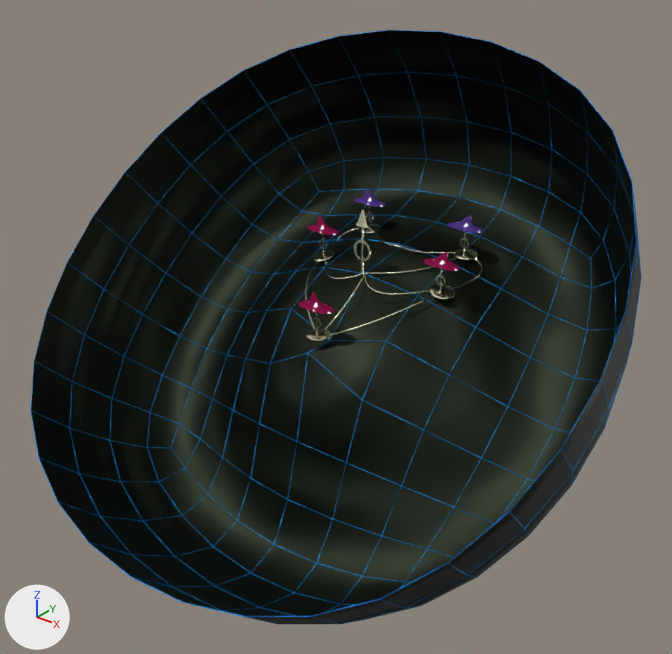
Before and after pictures for a commit that changed the Blender file blend/logo-shroom-network-5.blend.
Camera for both pictures: a camera (50 mm lens) standing at (62.1, -71.7, 44.5) and looking at (1.5, 4.1, -2.4). Arrows for +X, +Y and +Z are at lower left; the lights stay in place.

Objects in the first picture: 'FluAgaricFront', 'Logo.001', 'Logo.002', 'Logo.004', 'Logo.005', 'LogoCenter', 'NetworkRingBack', 'NetworkRingCross', 'NetworkRingFront', 'NetworkStarBack', 'NetworkStarCross', 'NetworkStarFront', 'Surface', 'SurfaceNetwork'.
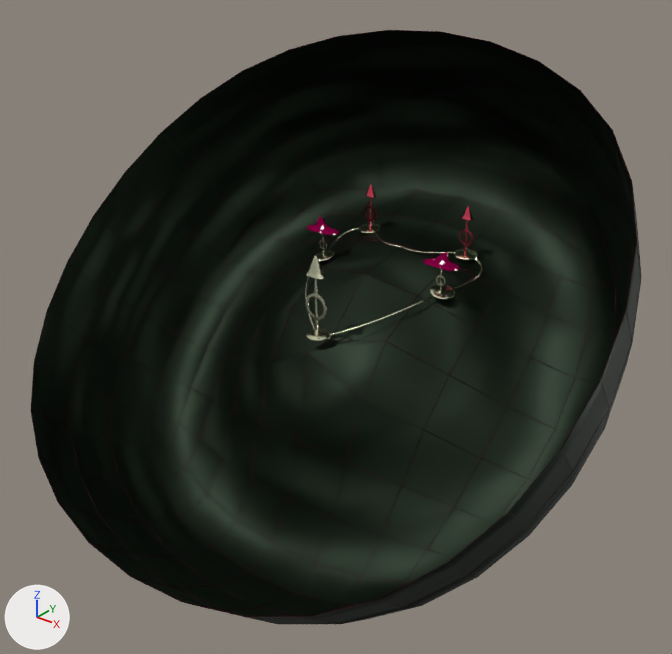
Commit message: Make nature network configurable

Where the change shows, as pixel boxes (x1, y1, x2, y2) in the pictures (672 x 654 px):
'Surface', recoloured: (31, 30, 641, 624) in both
'SurfaceNetwork', recoloured (blue to black): (31, 30, 641, 624) in both
'LogoFront', added: after (306, 256, 327, 333)
'FluAgaricFront', deleted: before (298, 292, 334, 333)
'LogoCenter', deleted: before (354, 210, 371, 274)
'Logo.002', recoloured: (423, 252, 460, 286) in both
'Logo.005', deleted: before (447, 215, 483, 253)
'Logo.004', recoloured: (307, 216, 339, 254) in both
'Logo.001', deleted: before (354, 189, 385, 224)
'FlibertyCapBack.l', added: after (459, 207, 474, 252)
'NetworkStarCross', deleted: before (325, 259, 430, 295)
'FlibertyCapBack.r', added: after (364, 184, 377, 227)
'NetworkStarBack', deleted: before (355, 232, 457, 274)
'NetworkStarFront', deleted: before (325, 273, 365, 329)

The change, as a list of edits to the scene's bpy script:
```text
Change mat_fluagaricside:
    remove n4 = _N.new('ShaderNodeBsdfPrincipled'); n4.name = 'Principled BSDF'
    remove n4.distribution = 'GGX'
    remove n4.subsurface_method = 'BURLEY'
    remove n4.inputs[0].default_value = (0.221, 0.00797, 0.0563, 1.0)  # 'Base Color', red #811643
    remove n4.inputs[13].default_value = 0.0  # 'Specular IOR Level'
    remove n4.inputs[28].default_value = 1.0  # 'Emission Strength'
    add n4 = _N.new('ShaderNodeBsdfPrincipled'); n4.name = 'Principled BSDF'
    add n4.distribution = 'GGX'
    add n4.subsurface_method = 'BURLEY'
    add n4.inputs[0].default_value = (0.22, 0.0, 0.05, 1.0)  # 'Base Color', red #81003f
    add n4.inputs[1].default_value = 0.02  # 'Metallic'
    add n4.inputs[13].default_value = 0.0  # 'Specular IOR Level'
    add n4.inputs[28].default_value = 1.0  # 'Emission Strength'
Change mat_surfacenetwork:
    where n0 = _N.new('ShaderNodeBsdfPrincipled'); n0.name = 'Principled BSDF'
    n0.inputs[0].default_value: (0.0163, 0.374, 1.0, 1.0) -> (0.05, 0.01, 0.02, 1.0)  # 'Base Color', blue #22a5ff -> 'Base Color', dark red #3f1927
Add mat_surface:
    mat_surface = bpy.data.materials.new('Surface')
    # nodes: BsdfPrincipled, Bump, OutputMaterial, TexNoise
    # colours: black #273027
Add mat_flumium:
    mat_flumium = principled_material('Flumium')
    mat_flumium.base_color = (1.0, 0.118, 0.196)  # red #ff607a
    mat_flumium.metallic = 1.0
    mat_flumium.roughness = 0.1
    mat_flumium.specular_ior_level = 0.0
Change me_cube:
    where me_cube.from_pydata(...)  # 209 vertices, 192 faces; spans x -0.84..0.84, y 0.0..0.5, z -0.84..0.84
    remove me_cube.materials.append(mat_material_002)
    add me_cube.materials.append(mat_surface)
Change cu_beziercurve_016:
    remove cu_beziercurve_016.materials.append(mat_silvery_001)  # white #e7e7c7
    add cu_beziercurve_016.materials.append(mat_silver)  # white #e7e7c7
Change cu_beziercurve_017:
    remove cu_beziercurve_017.materials.append(mat_silvery_001)  # white #e7e7c7
    add cu_beziercurve_017.materials.append(mat_silver)  # white #e7e7c7
Change cu_beziercurve_018:
    remove cu_beziercurve_018.materials.append(mat_silvery_001)  # white #e7e7c7
    add cu_beziercurve_018.materials.append(mat_silver)  # white #e7e7c7
Remove ob_logocenter:
    ob_logocenter = bpy.data.objects.new('LogoCenter', None)
Remove ob_logo_001:
    ob_logo_001 = bpy.data.objects.new('Logo.001', me_plane_002)
Remove ob_logo_005:
    ob_logo_005 = bpy.data.objects.new('Logo.005', me_plane_003)
Remove ob_fluagaricfront:
    ob_fluagaricfront = bpy.data.objects.new('FluAgaricFront', me_plane_004)
Remove ob_networkstarfront:
    ob_networkstarfront = bpy.data.objects.new('NetworkStarFront', cu_beziercurve_007)
Remove ob_networkstarback:
    ob_networkstarback = bpy.data.objects.new('NetworkStarBack', cu_beziercurve_010)
Remove ob_networkstarcross:
    ob_networkstarcross = bpy.data.objects.new('NetworkStarCross', cu_beziercurve_014)
Add ob_flibertycapback_r:
    ob_flibertycapback_r = bpy.data.objects.new('FlibertyCapBack.r', me_plane_013.copy())  # the mesh of ob_flibertycapback_r; modifiers SUBSURF
    ob_flibertycapback_r.location = (-7.2, 22.4, 3.7)
    ob_flibertycapback_r.scale = (0.639, 0.639, 0.639)
Add ob_flibertycapback_l:
    ob_flibertycapback_l = bpy.data.objects.new('FlibertyCapBack.l', me_plane_013.copy())  # the mesh of ob_flibertycapback_r; modifiers SUBSURF
    ob_flibertycapback_l.location = (7.4, 22.4, 3.7)
    ob_flibertycapback_l.scale = (0.639, 0.639, 0.639)
Add ob_logofront:
    ob_logofront = bpy.data.objects.new('LogoFront', None)
    ob_logofront.location = (0.0, 0.0, 0.0)
    ob_logofront.instance_type = 'COLLECTION'
    ob_logofront.instance_collection = col_logo
```
